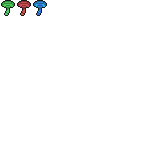
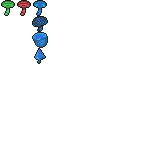
Two versions of the same layered image (160x160). Layer-by-layer changes:
added layer "Layer 7" (90%) above "Layer 6" over [32, 16, 48, 64]
